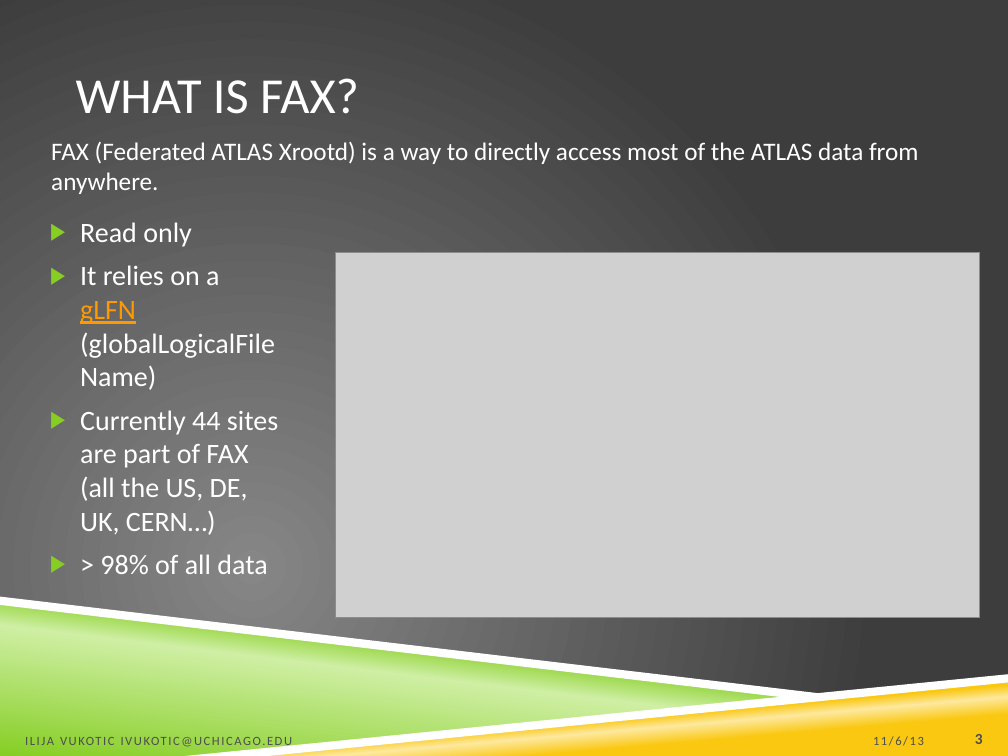
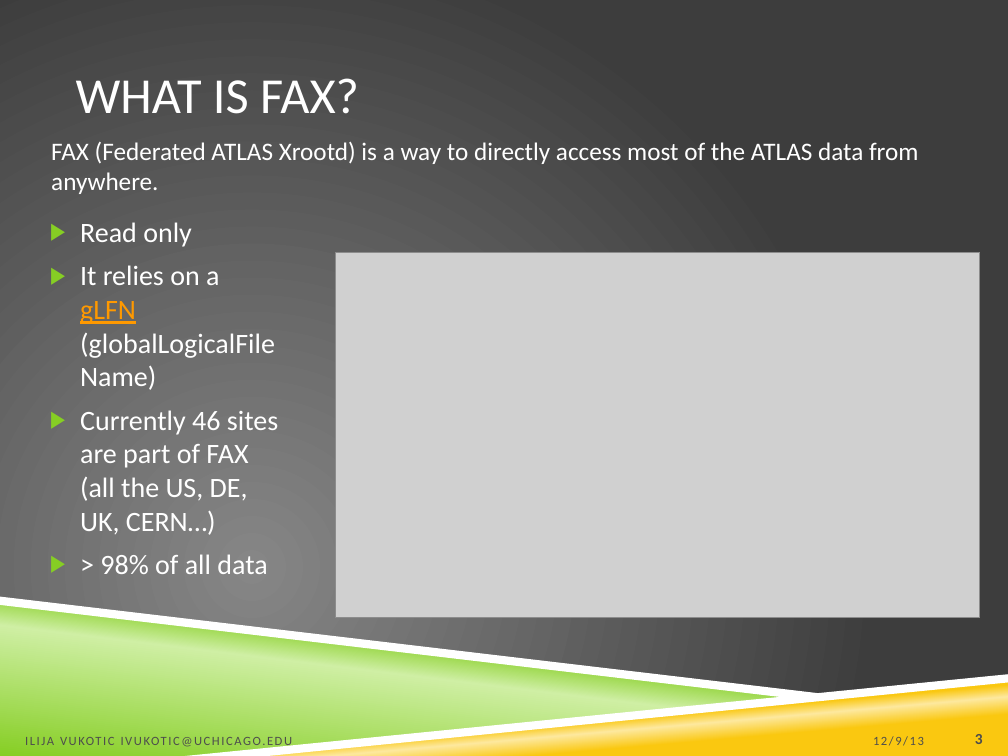
Before and after one commit to ivukotic/FAX, a slide deck: slide 3 of Tutorial/Tutorial.pptx. Drawn at 1008x756 pixels with LibreOffice and Linux fonts; fonts in the diff are those of the drawing; grey boxes stand for pictures; background and template pictures are left out. Boxes give left, top, right and bottom in pixels: in the first picture for what was removed or moved away, otherwise in the second. Text is boxed around its words. In the diff, an @@ line names an element or a change of style, - is before the commit and + after.

```diff
--- a/Tutorial/Tutorial.pptx
+++ b/Tutorial/Tutorial.pptx
@@ text at (80, 410, 278, 535): text changed @@
-▶ Currently 44 sites are part of FAX (all the US, DE, UK, CERN…)
+▶ Currently 46 sites are part of FAX (all the US, DE, UK, CERN…)
@@ text at (873, 736, 924, 746): text changed @@
-11/6/13
+12/9/13
```
Also in this commit, not shown: 28 other slides changed.
